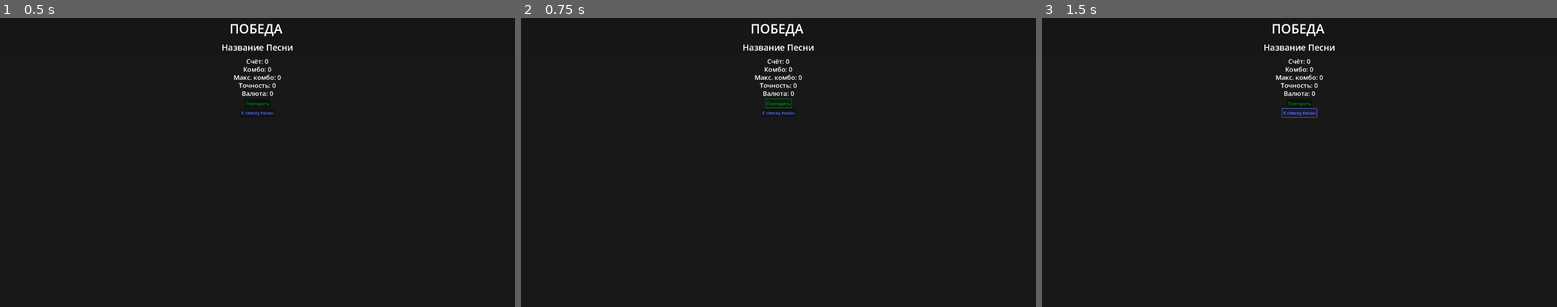
Above: before the commit, frames 1-3 (left to right).
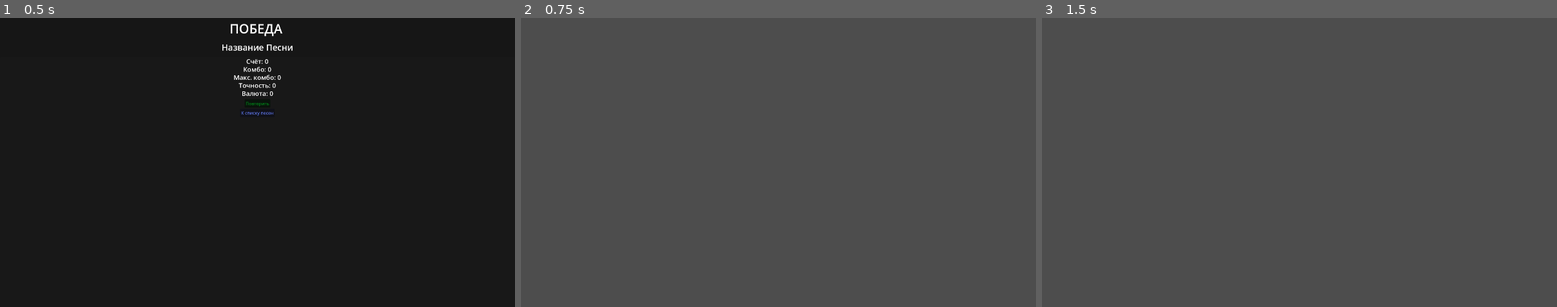
Above: after the commit, the same moments.

Repository: abletoburntheweb/RhythmFall
Game: Godot game, scene res://scenes/victory_screen/victory_screen.tscn
Two runs of this game, one before a commit and one after it. Both use one fixed random seed, a clock stepped at 60 frames per second and the inputs below. This scene is started directly instead of the project's main scene.
Inputs (mouse positions are in pixels of both pictures, inside the frame that each line leads up to):
- Up to frame 1 (0.5 s): no input
- Up to frame 2 (0.75 s): click "Повторить" at 0.5 s
- Up to frame 3 (1.5 s): click (1299, 113) at 1.25 s, where only the run before the commit has a clickable "К списку песен"

Frame 1 is identical in both runs. In frame 2, 100% of the frame differs, in the area x 0-100%, y 0-100%; in frame 3, 100%.

Commit message:
fix replay button

Diff:
--- a/scenes/game_screen/game_screen.gd
+++ b/scenes/game_screen/game_screen.gd
@@ -279,12 +279,15 @@
 	if victory_scene:
 		var new_victory_screen = victory_scene.instantiate()
 
+		var victory_song_info = selected_song_data.duplicate()
+		victory_song_info["instrument"] = current_instrument
+
 		new_victory_screen.set_victory_data(
 			score_manager.get_score(),
 			score_manager.get_combo(),
 			score_manager.get_max_combo(),
 			score_manager.get_accuracy(),
-			selected_song_data
+			victory_song_info
 		)
 
 		var parent_node = get_parent()
--- a/scenes/victory_screen/victory_screen.gd
+++ b/scenes/victory_screen/victory_screen.gd
@@ -44,7 +44,10 @@
 	if game_engine and game_engine.has_method("get_transitions"):
 		var transitions = game_engine.get_transitions()
 		if transitions and transitions.has_method("open_game_with_song"):
-			transitions.open_game_with_song(song_info, "standard")
+			var instrument_to_use = song_info.get("instrument", "standard")
+			transitions.open_game_with_song(song_info, instrument_to_use)
+
+	queue_free()
 
 func _on_song_select_button_pressed():
 	var game_engine = get_parent()
@@ -52,6 +55,8 @@
 		var transitions = game_engine.get_transitions()
 		if transitions and transitions.has_method("open_song_select"):
 			transitions.open_song_select()
+
+	queue_free()
 
 func _animate_results():
 	var finished = true
